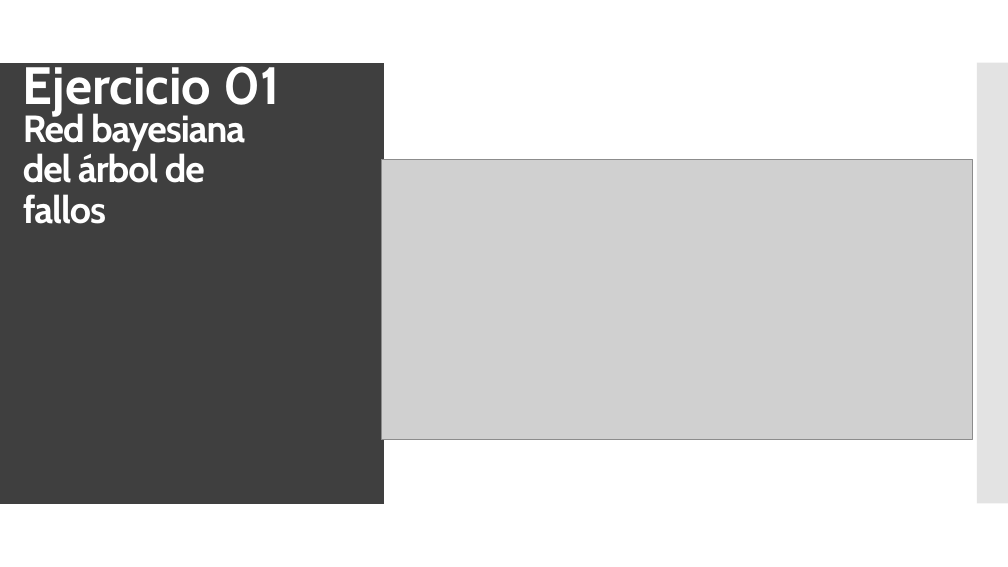
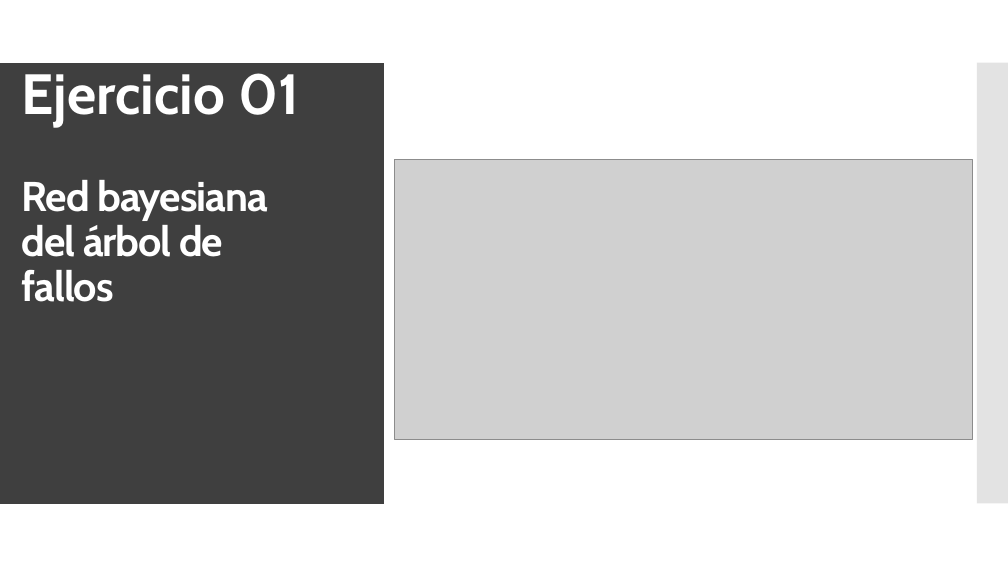
Before and after one commit to Juanfragar/Fiabilidad-y-gestion-de-riesgos, a slide deck: slide 3 of Práctica 3/PRESENTACION.pptx. Drawn at 1008x567 pixels with LibreOffice and Linux fonts; fonts in the diff are those of the drawing; grey boxes stand for pictures. Boxes give left, top, right and bottom in pixels: in the first picture for what was removed or moved away, otherwise in the second. Text is boxed around its words. In the diff, an @@ line names an element or a change of style, - is before the commit and + after.

```diff
--- a/Práctica 3/PRESENTACION.pptx
+++ b/Práctica 3/PRESENTACION.pptx
@@ text "Ejercicio 01" at [22, 73, 299, 127]: size 50 to 54 pt @@
@@ title "Red bayesiana del árbol de ...": place and size @@
-title "Red bayesiana del árbol de ..." at [23, 110, 245, 224]
+title "Red bayesiana del árbol de ..." at [22, 180, 267, 302]
@@ title "Red bayesiana del árbol de ..." at [22, 180, 267, 302]: size 36 to 39.6 pt @@
@@ picture: place and size @@
-picture at [381, 160, 972, 439]
+picture at [395, 160, 972, 439]
```
Also in this commit, not shown: 13 other slides changed, 2 other files.
